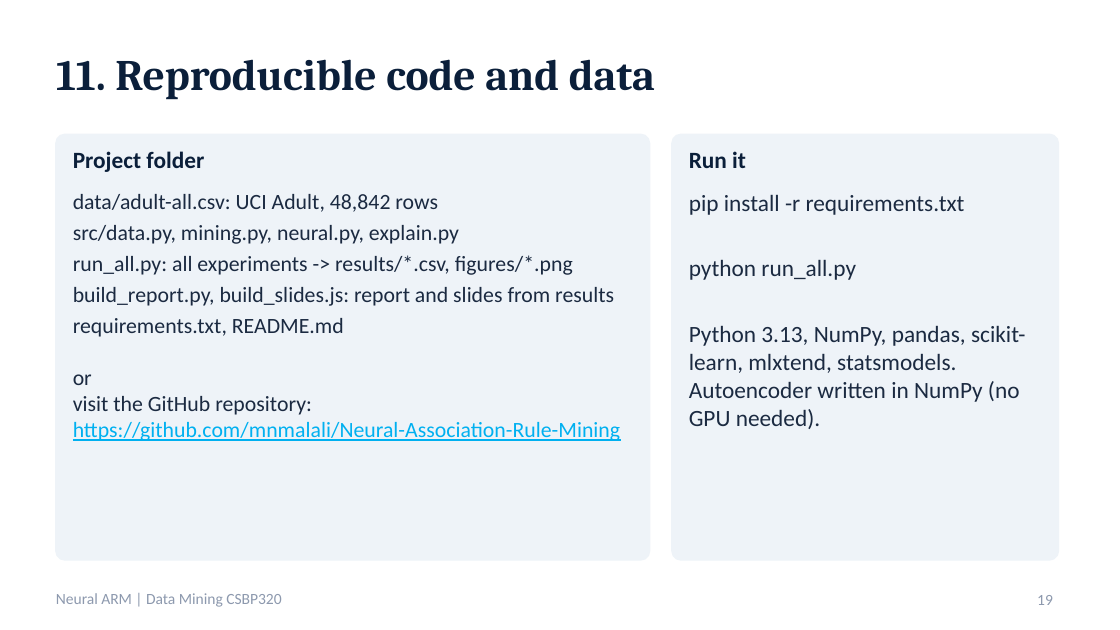
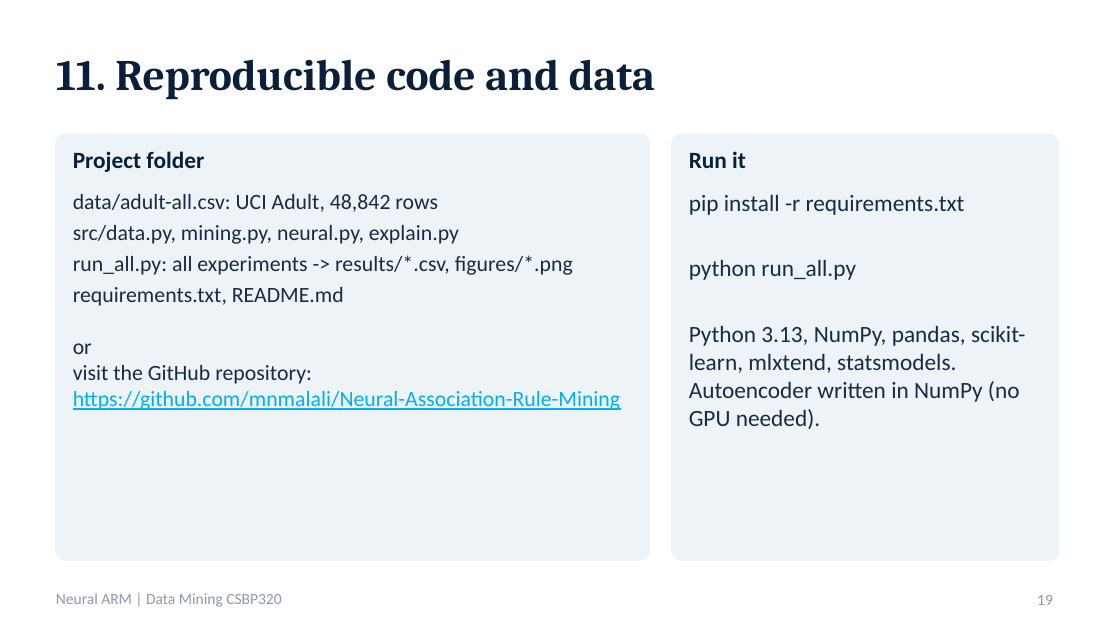
Before and after one commit to mnmalali/Neural-Association-Rule-Mining, a slide deck: slide 19 of report/Neural_ARM_Presentation.pptx. Drawn at 1120x630 pixels with LibreOffice and Linux fonts; fonts in the diff are those of the drawing. Boxes give left, top, right and bottom in pixels: in the first picture for what was removed or moved away, otherwise in the second. Text is boxed around its words. In the diff, an @@ line names an element or a change of style, - is before the commit and + after.

```diff
--- a/report/Neural_ARM_Presentation.pptx
+++ b/report/Neural_ARM_Presentation.pptx
@@ text at <box>73,287,614,306</box>: paragraph removed @@
-build_report.py, build_slides.js: report and slides from results
```
Also in this commit, not shown: 3 other slides changed, 1 other file.
